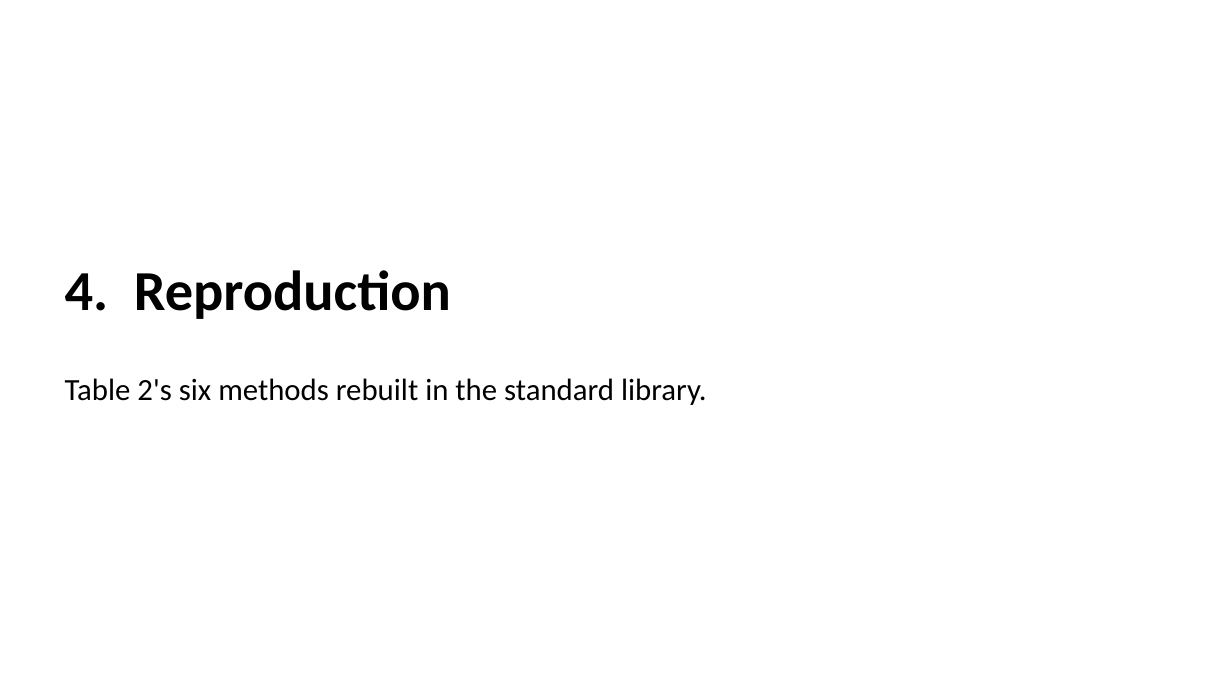
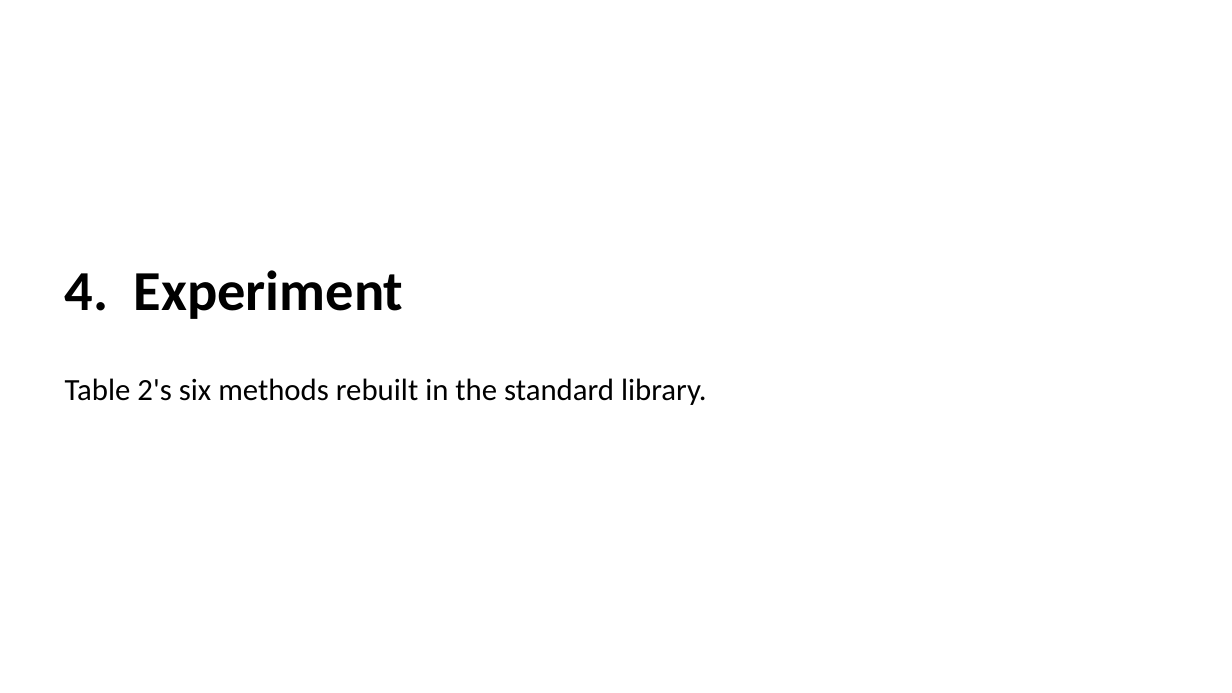
Before and after one commit to phuong0111/time-series-research, a slide deck: slide 16 of data-drift/seminar.pptx. Drawn at 1232x693 pixels with LibreOffice and Linux fonts; fonts in the diff are those of the drawing. Boxes give left, top, right and bottom in pixels: in the first picture for what was removed or moved away, otherwise in the second. Text is boxed around its words. In the diff, an @@ line names an element or a change of style, - is before the commit and + after.

```diff
--- a/data-drift/seminar.pptx
+++ b/data-drift/seminar.pptx
@@ text at [65,270,404,319]: text changed @@
-4. Reproduction
+4. Experiment
```
Also in this commit, not shown: 4 other slides changed, 1 other file.
